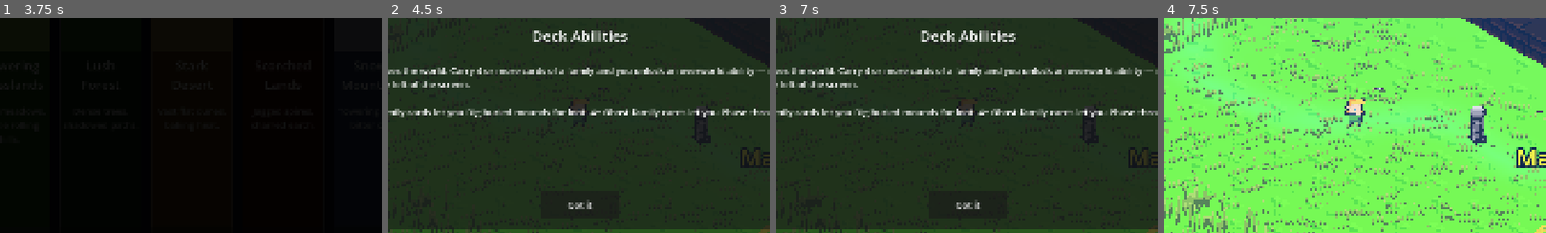
Above: before the commit, frames 1-4 (left to right).
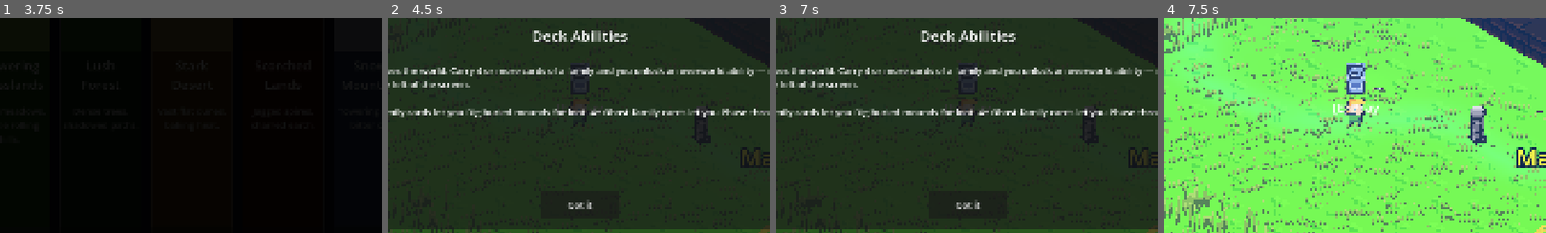
Above: after the commit, the same moments.

Repository: ChrisPauly97/pear-pudding-godot
Game: Godot game, scene res://scenes/ui/MenuScene.tscn
Two runs of this game, one before a commit and one after it. Both use one fixed random seed, a clock stepped at 60 frames per second and the inputs below. Sound files missing from this copy of the repository are replaced by a short silence.
Inputs (mouse positions are % of the whole screen's width and height, from its top left):
- Up to frame 1 (3.75 s): click "New Game" at 0.5 s; click "New Game" at 1.25 s; click "Head Start (debug): Lv 15, 50…" at 2 s; click "Head Start (debug): Lv 15, 50…" at 2.75 s; click "Venture Here" at 3.5 s
- Up to frame 2 (4.5 s): click "II" at 4.25 s
- Up to frame 3 (7 s): click "[G] Phase (3/4)" at 5 s; click "[D] Dig" at 5.75 s; click (94, 11) at 6.5 s
- Up to frame 4 (7.5 s): click "Got it" at 7.25 s
The pictures show only the part of the screen within x 25-75%, y 26-76%; the shares and areas given below are measured in that part.

Frame 1 is identical in both runs. In frame 2, 0.2% of the frame differs, in the area x 47-53%, y 21-43%; in frame 3, 0.2%; in frame 4, 1.0%, in the area x 44-57%, y 20-46%.

Commit message:
BID-059: Fix scrolls/shrines/music_track dropped in madrian, maykalene, blancogov
Same bug as the one fixed alongside GID-021/TID-071 (farsyth_mansion,
blancogov_temple): these 3 story maps had their scrolls/shrines/music_track/
etc. properties dangling after the last [sub_resource] block instead of
inside [resource], so Godot silently attached them to the wrong resource
and dropped them on load. Every lore scroll and puzzle shrine in these
maps had never actually spawned.

Fixed all 3 the same way (moved the 8 dangling lines into [resource]),
verified via direct load+inspect: madrian scrolls 0->1/shrines 0->1,
maykalene 0->1/0->1, blancogov 0->2/0->1, all now with a populated
music_track.

Added tests/unit/test_named_map_scrolls_shrines.gd (3 tests) so this
class of bug - syntactically valid but structurally wrong, invisible to
headless import - can't silently reappear across all 5 story maps.

Co-Authored-By: Claude Sonnet 5 <noreply@anthropic.com>
Claude-Session: https://claude.ai/code/session_01XzTZCgmJvVhu5QwCLpfjPi

Diff:
--- a/assets/maps/blancogov.tres
+++ b/assets/maps/blancogov.tres
@@ -106,15 +106,6 @@
 tile_z = 35
 puzzle_id = "puzzle_attack_order"
 
-scrolls = [SubResource("MapScroll_1"), SubResource("MapScroll_2")]
-shrines = [SubResource("MapPuzzleShrine_1")]
-triggers = []
-regions = []
-music_track = "res://assets/audio/music/grasslands.ogg"
-difficulty = 0
-author = ""
-version = 1
-
 [resource]
 script = ExtResource("1_mapdata")
 map_name = "blancogov"
@@ -128,3 +119,12 @@
 chests = []
 doors = [SubResource("MapDoor_1"), SubResource("MapDoor_2")]
 npcs = [SubResource("MapNpc_1"), SubResource("MapNpc_2"), SubResource("MapNpc_3"), SubResource("MapNpc_4"), SubResource("MapNpc_5")]
+scrolls = [SubResource("MapScroll_1"), SubResource("MapScroll_2")]
+shrines = [SubResource("MapPuzzleShrine_1")]
+waystones = []
+triggers = []
+regions = []
+music_track = "res://assets/audio/music/grasslands.ogg"
+difficulty = 0
+author = ""
+version = 1
--- a/assets/maps/madrian.tres
+++ b/assets/maps/madrian.tres
@@ -210,15 +210,6 @@
 tile_x = 40
 tile_z = 36
 puzzle_id = "puzzle_surge_lethal"
-
-scrolls = [SubResource("MapScroll_1")]
-shrines = [SubResource("MapPuzzleShrine_1")]
-triggers = []
-regions = []
-music_track = "res://assets/audio/music/grasslands.ogg"
-difficulty = 0
-author = ""
-version = 1
 
 
 [sub_resource type="Resource" id="MapNpc_12"]
@@ -244,3 +235,12 @@
 chests = []
 doors = [SubResource("MapDoor_1"), SubResource("MapDoor_2"), SubResource("MapDoor_3"), SubResource("MapDoor_4"), SubResource("MapDoor_5"), SubResource("MapDoor_6"), SubResource("MapDoor_7"), SubResource("MapDoor_8")]
 npcs = [SubResource("MapNpc_1"), SubResource("MapNpc_2"), SubResource("MapNpc_3"), SubResource("MapNpc_4"), SubResource …(191 unchanged characters)…
+scrolls = [SubResource("MapScroll_1")]
+shrines = [SubResource("MapPuzzleShrine_1")]
+waystones = []
+triggers = []
+regions = []
+music_track = "res://assets/audio/music/grasslands.ogg"
+difficulty = 0
+author = ""
+version = 1
--- a/assets/maps/maykalene.tres
+++ b/assets/maps/maykalene.tres
@@ -113,15 +113,6 @@
 tile_z = 30
 puzzle_id = "puzzle_ward_bypass"
 
-scrolls = [SubResource("MapScroll_1")]
-shrines = [SubResource("MapPuzzleShrine_1")]
-triggers = []
-regions = []
-music_track = "res://assets/audio/music/grasslands.ogg"
-difficulty = 0
-author = ""
-version = 1
-
 [resource]
 script = ExtResource("1_mapdata")
 map_name = "maykalene"
@@ -135,3 +126,12 @@
 chests = []
 doors = [SubResource("MapDoor_1"), SubResource("MapDoor_2")]
 npcs = [SubResource("MapNpc_1"), SubResource("MapNpc_2"), SubResource("MapNpc_3"), SubResource("MapNpc_4"), SubResource("MapNpc_5"), SubResource("MapNpc_6"), SubResource("MapNpc_7")]
+scrolls = [SubResource("MapScroll_1")]
+shrines = [SubResource("MapPuzzleShrine_1")]
+waystones = []
+triggers = []
+regions = []
+music_track = "res://assets/audio/music/grasslands.ogg"
+difficulty = 0
+author = ""
+version = 1
--- /dev/null
+++ b/tests/unit/test_named_map_scrolls_shrines.gd
@@ -0,0 +1,33 @@
+## Regression coverage for BID-059: a `.tres` map file's `scrolls`/`shrines`/
+## `music_track` properties silently attach to the wrong sub-resource (and get
+## dropped on load with no error) if they're written before the `[resource]`
+## header instead of inside it — see docs/agent/named-maps-and-dungeons.md
+## "Hand-editing/generating .tres map files" for the full explanation. This
+## bug shipped in all 5 Chapter 1 story maps; a clean headless import never
+## catches it (the file is syntactically valid, just structurally wrong).
+extends "res://tests/framework/test_case.gd"
+
+const WorldMapScript = preload("res://game_logic/world/WorldMap.gd")
+
+## Every map here is known (from docs/human/story.md) to author at least one
+## scroll and one puzzle shrine. If any of these regress to 0, the dangling-
+## property bug (or something equivalent) has reappeared.
+const _MAPS_WITH_AUTHORED_CONTENT: Array[String] = [
+	"madrian", "maykalene", "farsyth_mansion", "blancogov", "blancogov_temple",
+]
+
+func test_story_maps_load_at_least_one_scroll() -> void:
+	for map_name: String in _MAPS_WITH_AUTHORED_CONTENT:
+		var wm: RefCounted = WorldMapScript.new(map_name)
+		assert_gt(wm.scrolls.size(), 0, "%s should load at least one authored scroll" % map_name)
+
+func test_story_maps_load_at_least_one_shrine() -> void:
+	for map_name: String in _MAPS_WITH_AUTHORED_CONTENT:
+		var wm: RefCounted = WorldMapScript.new(map_name)
+		assert_gt(wm.shrines.size(), 0, "%s should load at least one authored puzzle shrine" % map_name)
+
+func test_story_maps_load_non_empty_music_track() -> void:
+	for map_name: String in _MAPS_WITH_AUTHORED_CONTENT:
+		var res: Resource = load("res://assets/maps/%s.tres" % map_name)
+		var track: String = str(res.get("music_track"))
+		assert_true(track.length() > 0, "%s should load a non-empty music_track" % map_name)
Not shown, added: tests/unit/test_named_map_scrolls_shrines.gd.uid
Not shown, added: tasks/archive/backlog/BID-059--map-scrolls-shrines-music-lost-in-3-maps.md
Not shown, changed: tasks/index.md
